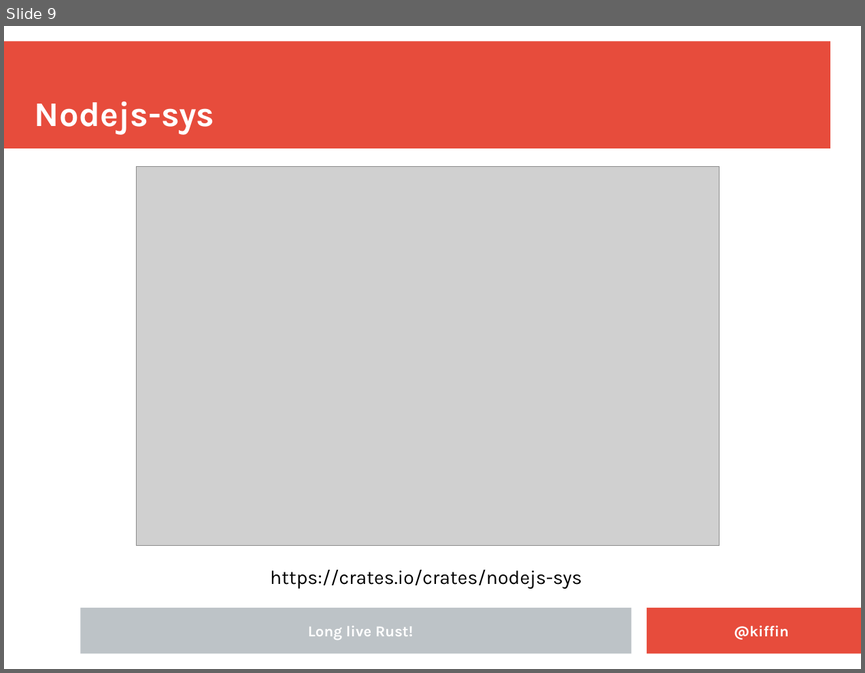
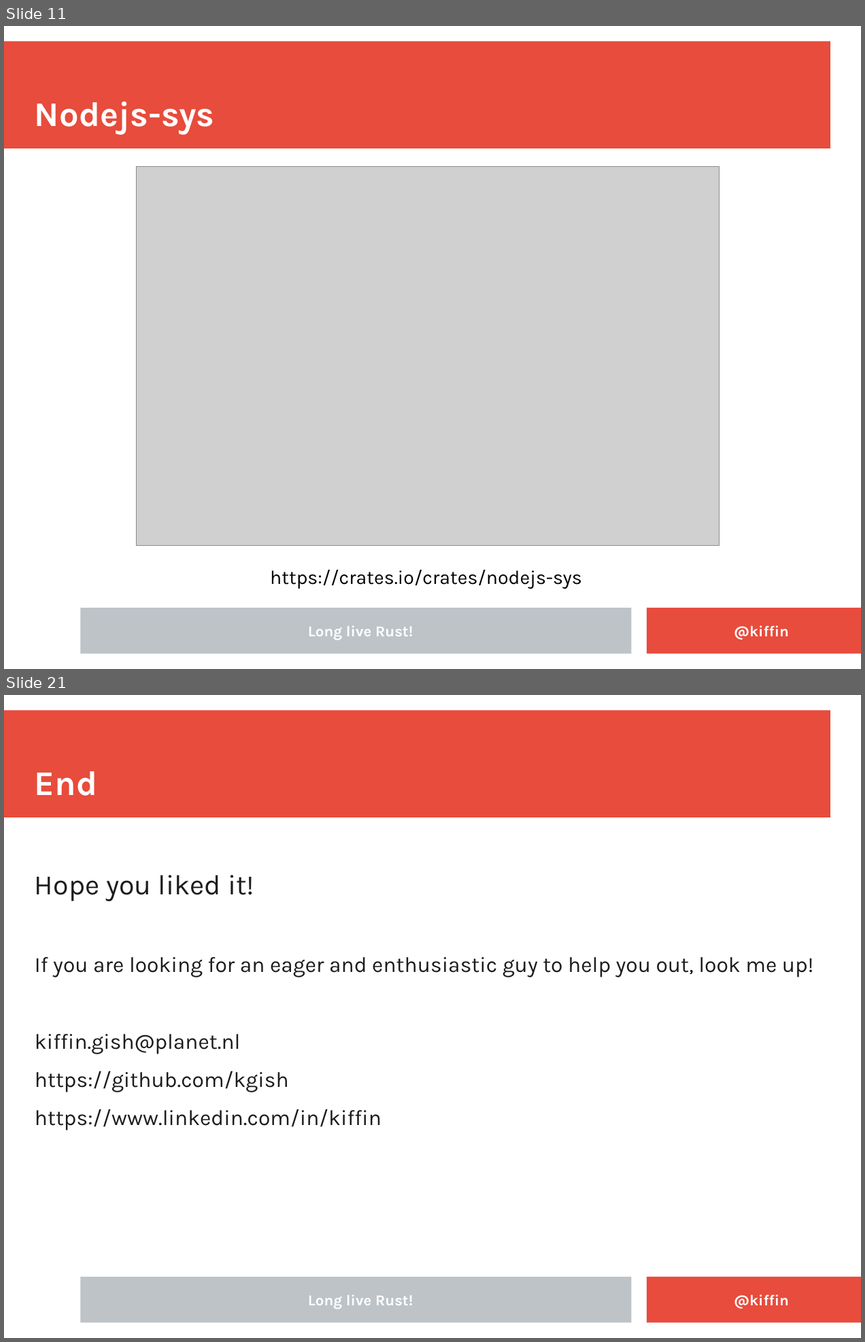
Before and after one commit to kgish/rust-node-addon-template, a slide deck: documents/Embedding-Rust-in-NodeJS-applications.odp. Shown one above the other, each under a label of ours: slide 9 before the commit, slides 11 and 21 after it; the slides between them are not shown. The pictures are 865x673 and 865x1342 pixels, drawn with LibreOffice and Linux fonts; fonts in the diff are those of the drawing; grey boxes stand for pictures; background and template pictures are left out. Boxes give left, top, right and bottom in pixels: in the first picture for what was removed or moved away, otherwise in the second. Text is boxed around its words. In the diff, an @@ line names an element or a change of style, - is before the commit and + after.

```diff
--- a/documents/Embedding-Rust-in-NodeJS-applications.odp
+++ b/documents/Embedding-Rust-in-NodeJS-applications.odp
@@ slide 21 added at box(4, 695, 861, 1338), background #FFFFFF; not listed: 3 template elements that a slide beside it also shows @@
@@ title added at box(35, 771, 98, 796), 32 pt, text #FFFFFF, bold @@
+End
@@ text added at box(35, 875, 814, 1130), 20 pt, text #1C1C1C @@
+Hope you liked it!
+If you are looking for an eager and enthusiastic guy to help you out, look me up!
+kiffin.gish@planet.nl
+https://github.com/kgish
+https://www.linkedin.com/in/kiffin
@@ text added at box(308, 1294, 413, 1308), 14 pt, text #FFFFFF, bold @@
+Long live Rust!
@@ text added at box(734, 1294, 789, 1308), 14 pt, text #FFFFFF, bold @@
+@kiffin
@@ what was slide 9 is now slide 11 @@
```
Also in this commit, not shown: 8 slides changed, 8 other slides added.
